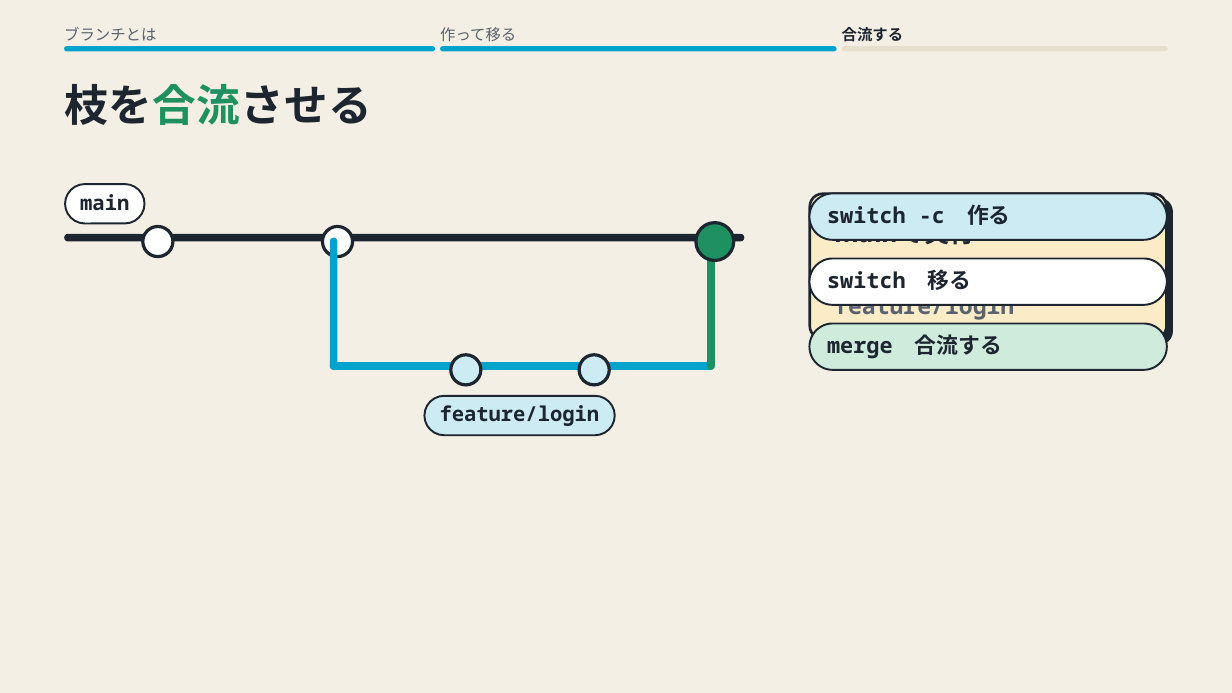
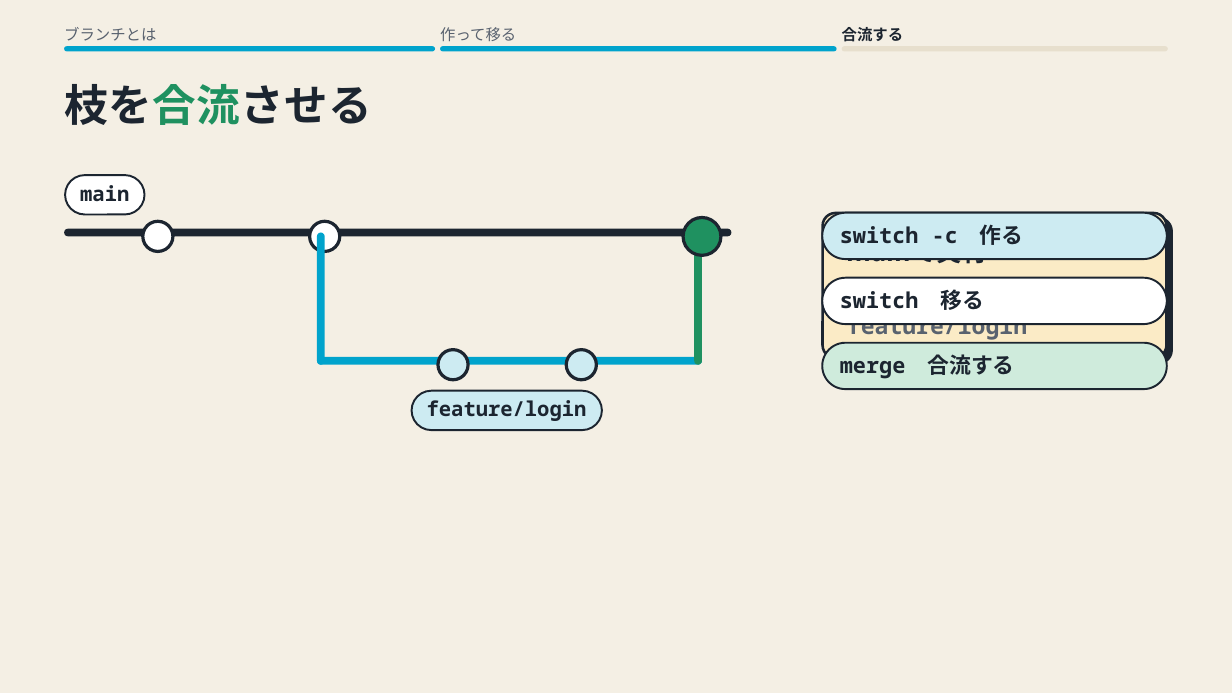
Before and after one commit to yukihito-jokyu/context, a slide deck: slide 3 of docs/artifacts/skills/motion-deck/git-branch.pptx. Drawn at 1232x693 pixels with LibreOffice and Linux fonts; fonts in the diff are those of the drawing. Boxes give left, top, right and bottom in pixels: in the first picture for what was removed or moved away, otherwise in the second. Text is boxed around its words. In the diff, an @@ line names an element or a change of style, - is before the commit and + after.

Commit message:
📚 motion-deckの実行例を更新後のスキルで作り直す #146

```diff
--- a/docs/artifacts/skills/motion-deck/git-branch.pptx
+++ b/docs/artifacts/skills/motion-deck/git-branch.pptx
@@ rounded rectangle: place and size @@
-rounded rectangle at (65,184,144,224)
+rounded rectangle at (65,176,144,215)
@@ text "main": place and size @@
-text "main" at (80,194,129,210)
+text "main" at (80,185,129,201)
@@ rounded rectangle: place and size @@
-rounded rectangle at (64,234,744,241)
+rounded rectangle at (64,228,731,236)
@@ rounded rectangle: place and size @@
-rounded rectangle at (143,226,174,257)
+rounded rectangle at (143,222,174,252)
@@ rounded rectangle: place and size @@
-rounded rectangle at (810,194,1166,339)
+rounded rectangle at (823,213,1166,359)
@@ rounded rectangle: place and size @@
-rounded rectangle at (810,193,1167,239)
+rounded rectangle at (823,213,1167,259)
@@ rounded rectangle: place and size @@
-rounded rectangle at (810,259,1167,305)
+rounded rectangle at (823,278,1167,324)
@@ 7 rounded rectangles, 1 text: place and size @@
-7 rounded rectangles, 1 text at (323,223,734,435)
+7 rounded rectangles, 1 text at (310,217,721,431)
@@ rounded rectangle: place and size @@
-rounded rectangle at (579,355,610,385)
+rounded rectangle at (567,349,597,380)
@@ rounded rectangle: place and size @@
-rounded rectangle at (810,323,1167,370)
+rounded rectangle at (823,343,1167,389)
@@ 5 texts: place and size @@
-5 texts at (827,204,1014,359)
+5 texts at (840,224,1027,379)
```
Also in this commit, not shown: 1 other slide changed, 12 other files.
